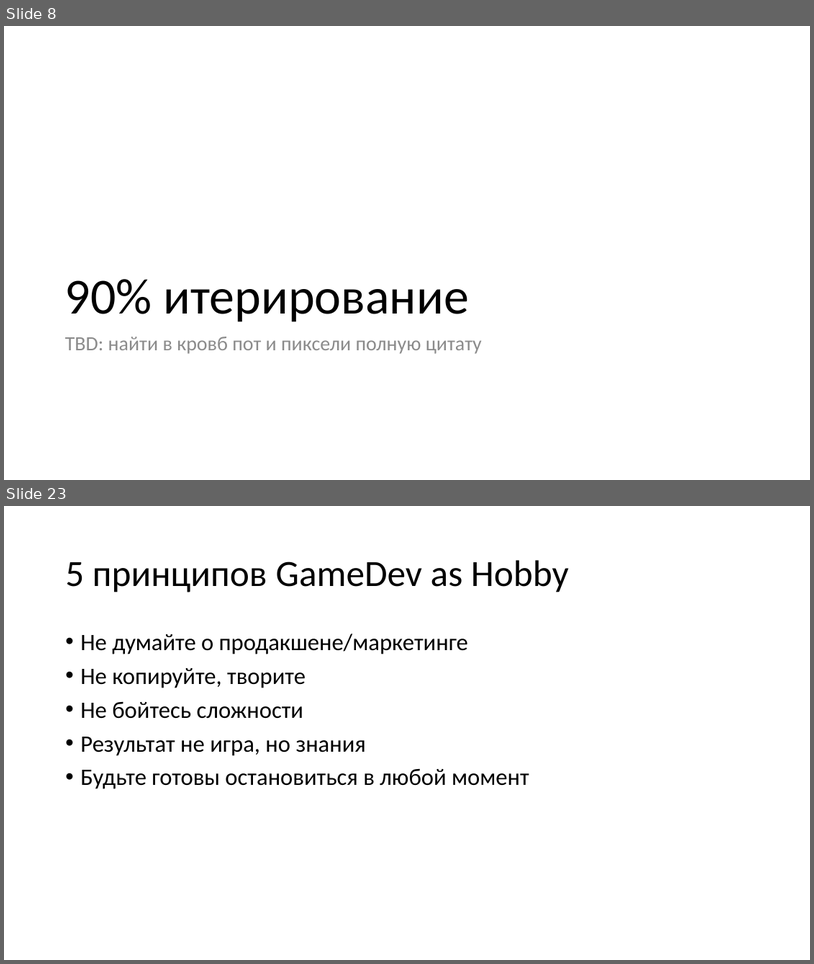
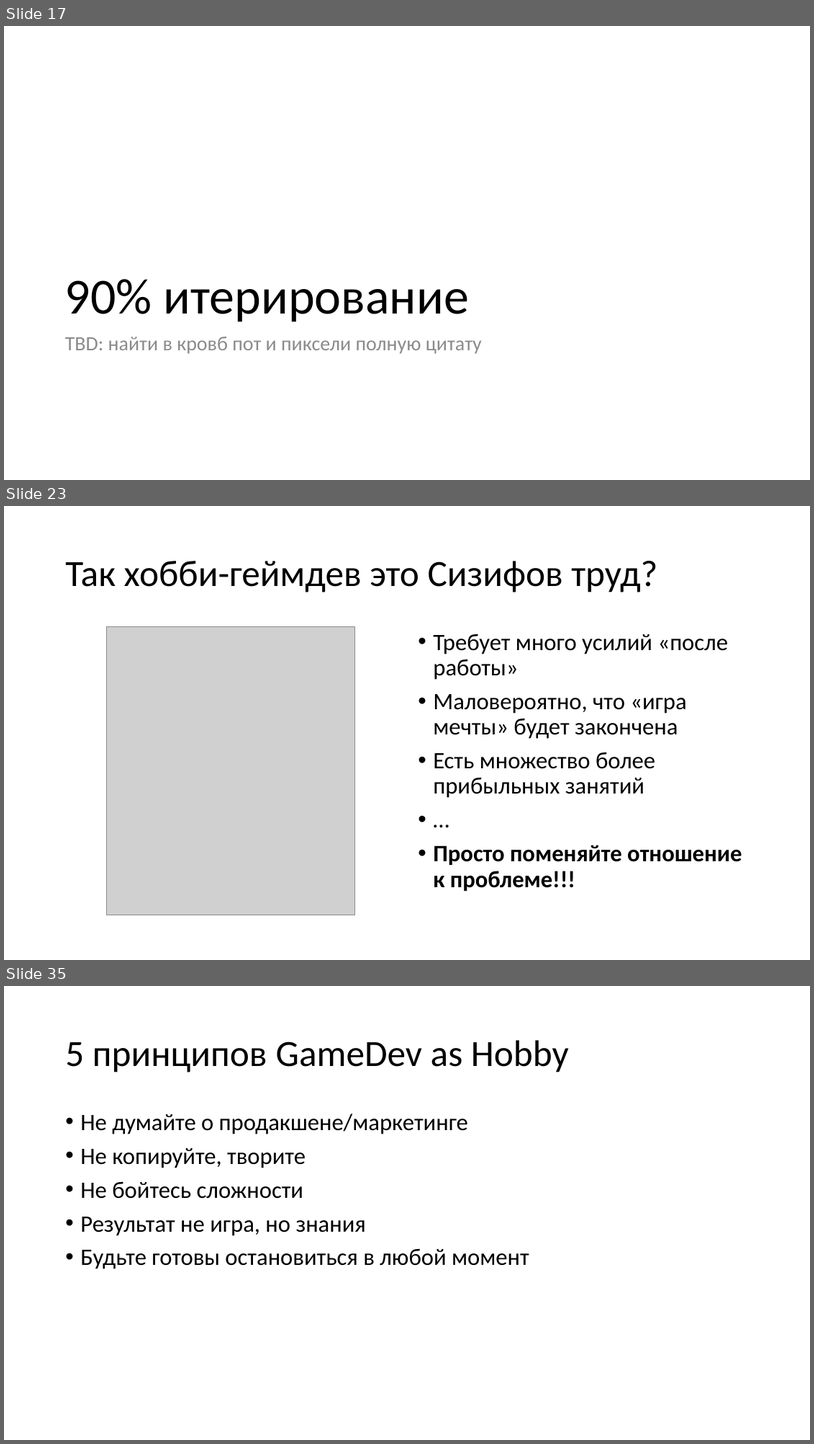
Before and after one commit to kugushev/presentations, a slide deck: 2020_GameDev-As-Hobby/Presentation.pptx. Shown one above the other, each under a label of ours: slides 8 and 23 before the commit, slides 17, 23 and 35 after it; the slides between them are not shown. The pictures are 814x964 and 814x1444 pixels, drawn with LibreOffice and Linux fonts; fonts in the diff are those of the drawing; grey boxes stand for pictures. Boxes give left, top, right and bottom in pixels: in the first picture for what was removed or moved away, otherwise in the second. Text is boxed around its words. In the diff, an @@ line names an element or a change of style, - is before the commit and + after.

```diff
--- a/2020_GameDev-As-Hobby/Presentation.pptx
+++ b/2020_GameDev-As-Hobby/Presentation.pptx
@@ slide 23 added at [4, 506, 810, 960], background #FFFFFF @@
@@ title added at [65, 561, 658, 592], 44 pt, text #000000 @@
+Так хобби-геймдев это Сизифов труд?
@@ picture added at [106, 627, 355, 915] @@
@@ text added at [433, 633, 742, 890], 28 pt, text #000000 @@
+• Требует много усилий «после работы»
+• Маловероятно, что «игра мечты» будет закончена
+• Есть множество более прибыльных занятий
+• …
+• Просто поменяйте отношение к проблеме!!!
@@ what was slide 8 is now slide 17 @@
@@ what was slide 23 is now slide 35 @@
```
Also in this commit, not shown: 5 slides changed, 27 other slides added, 11 slides removed.
